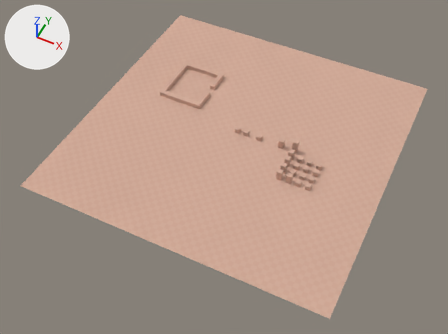
An edit to the Blender file levels/dev/01/dev_scene_01.blend, drawn before and after from the same camera.
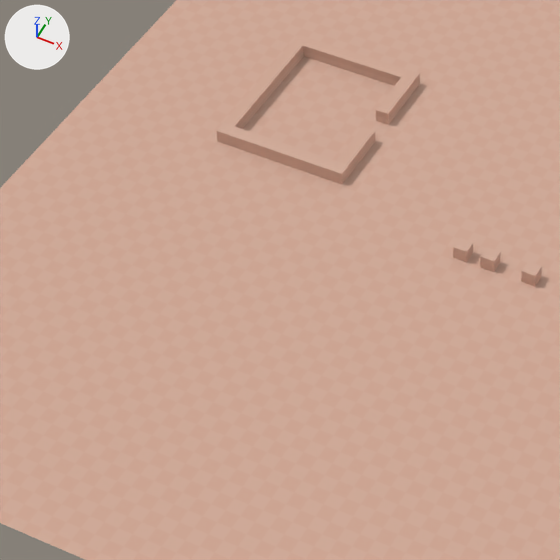
Each version appears first whole from a 50 mm lens placed at (38.6, -84.2, 94.1), pointed at (-0.1, -6.7, -2.8), and next in a close-up on the part from 20% to 60% of the width and 15% to 68% of the height. Lighting does not change. The marker at upper left points along +X, +Y and +Z.

The first close-up shows 'fenced-area-col', 'ground-col', 'ground-col.001', 'ground-col.002', 'ground-col.003', 'ground-col.005', 'ground-col.006', 'ground-col.007', 'ground-col.008', 'ground-col.009', 'ground-col.010', 'ground-col.011'.
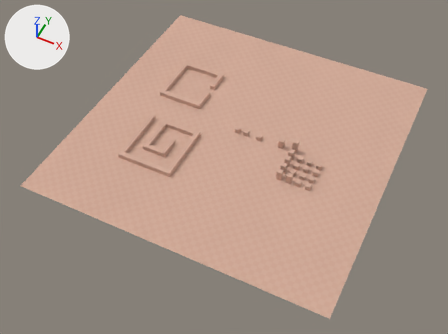
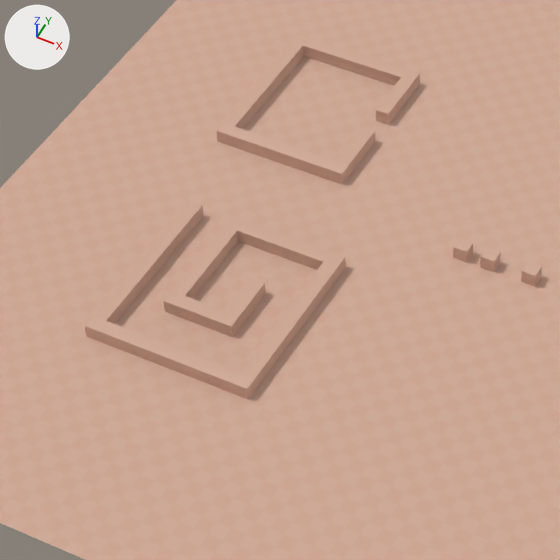
The change in detail:
Mesh me_cube_030 is new.
It has 56 vertices, 54 faces and spans x -0.5..11.5, y -0.5..12.5, z -0.5..0.5.
It uses material mat_ground (picture img_checker_01_png).
Object 'ground-col' (ob_ground_col) now shows me_plane_002 instead of me_plane.
Object 'ground-col.002' (ob_ground_col_002) now shows me_plane instead of me_plane_002.
Object 'Cube.006-col.006' (ob_cube_006_col_006) is new; it shows me_cube_030.
Its location is (-18.5, -16.5, 1.5).

Location of each change, [x1, y1, x2, y2] in pixels of the close-ups (560 x 560 px):
'Cube.006-col.006', added (beige): after [85, 201, 346, 399]
